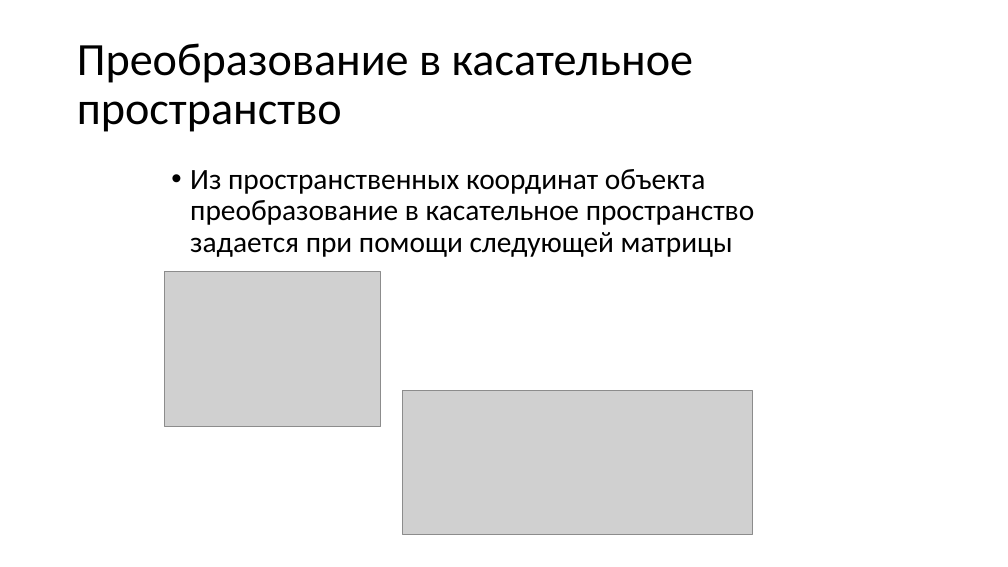
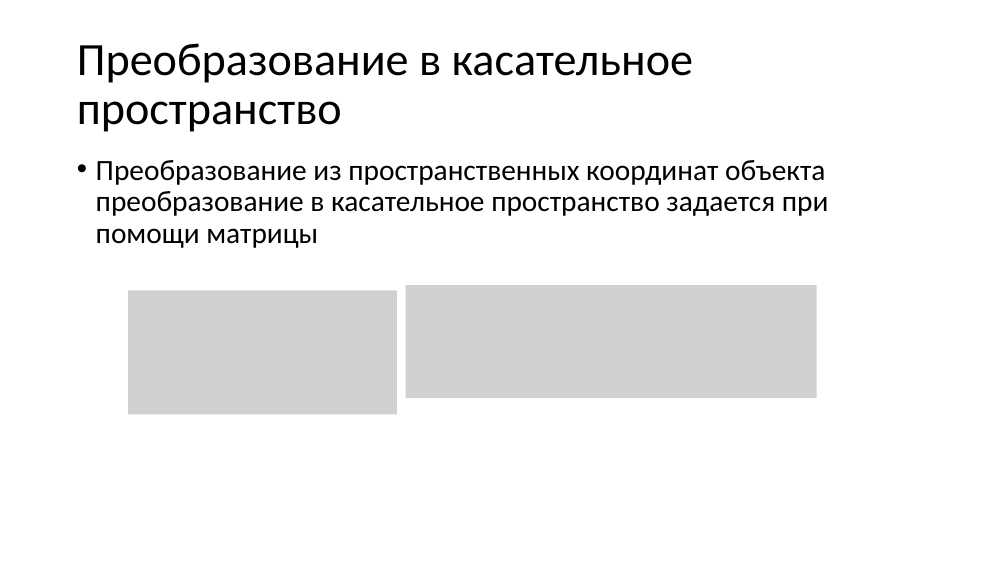
Before and after one commit to alexey-malov/cg-course, a slide deck: slide 25 of lectures/08 - Практическое использование шейдеров.pptx (slide 23 before the commit). Drawn at 1008x567 pixels with LibreOffice and Linux fonts; fonts in the diff are those of the drawing; grey boxes stand for pictures. Boxes give left, top, right and bottom in pixels: in the first picture for what was removed or moved away, otherwise in the second. Text is boxed around its words. In the diff, an @@ line names an element or a change of style, - is before the commit and + after.

```diff
--- a/lectures/08 - Практическое использование шейдеров.pptx
+++ b/lectures/08 - Практическое использование шейдеров.pptx
@@ text at (96,160,829,248): text changed @@
-• Из пространственных координат объекта преобразование в касательное пространство задается при помощи следующей матрицы
+• Преобразование из пространственных координат объекта преобразование в касательное пространство задается при помощи матрицы
@@ picture: place and size @@
-picture at (165,271,381,426)
+picture at (128,290,396,414)
@@ picture added at (406,285,817,399) @@
@@ picture removed at (403,391,752,535) @@
```
Also in this commit, not shown: 10 other slides changed, 16 slides added, 22 other files.
